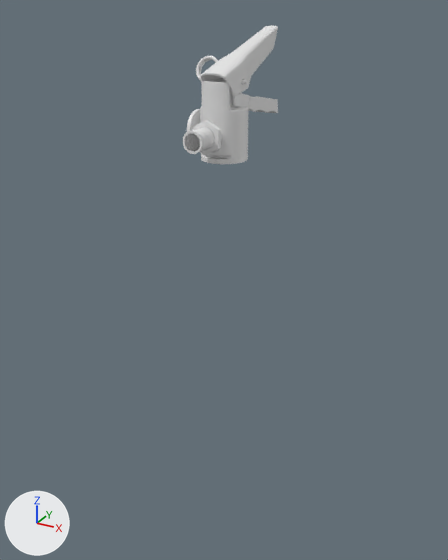
The Blender file extinguisher.blend as it was, and as the next commit left it.
The view is the same before and after, from a 50 mm camera at (12.6, -23.0, 4.8) aimed at (-0.3, 0.6, -7.0). Lighting does not change. The marker at lower left points along +X, +Y and +Z.

Names of what the first picture shows: 'Main_Metal', 'Metal_hand_bottom', 'Metal_hand_top', 'Metal_rubber'.
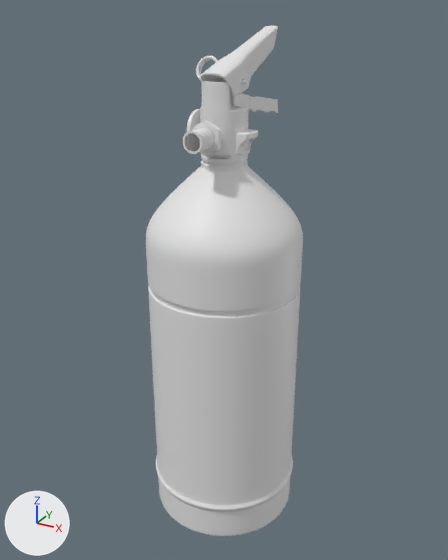
Commit message: Created balloon

What differs and where, as boxes [x1, y1, x2, y2] in the pictures (448 x 560 px):
```json
{"object": "Main_Metal.002", "change": "added", "after": [146, 160, 303, 536]}
{"object": "Main_Metal.001", "change": "added", "after": [236, 129, 258, 155]}
```

Scene script edits in JSON lines:
```json
{"op": "add", "block": "me_cylinder_004", "code": ["me_cylinder_004 = bpy.data.meshes.new('Cylinder.004')", "me_cylinder_004.from_pydata(...)  # 1344 vertices, 1313 faces; spans x -3.6..3.6, y -3.6..3.6, z -14.8..3.0", "me_cylinder_004.polygons.foreach_set('use_smooth', [True] * 1313)"]}
{"op": "add", "block": "me_cylinder_002", "code": ["me_cylinder_002 = bpy.data.meshes.new('Cylinder.002')", "me_cylinder_002.from_pydata(...)  # 344 vertices, 341 faces; spans x -0.079..0.571, y -0.556..0.556, z -0.535..0.444", "me_cylinder_002.polygons.foreach_set('use_smooth', [True] * 341)"]}
{"op": "add", "block": "ob_main_metal_002", "code": ["ob_main_metal_002 = bpy.data.objects.new('Main_Metal.002', me_cylinder_004)", "ob_main_metal_002.location = (0.0, 0.0, -4.05)", "_m = ob_main_metal_002.modifiers.new('Subdivision', 'SUBSURF')", "_m.levels = 2"]}
{"op": "add", "block": "ob_main_metal_001", "code": ["ob_main_metal_001 = bpy.data.objects.new('Main_Metal.001', me_cylinder_002)", "ob_main_metal_001.location = (0.89, 0.0, -0.33)", "_m = ob_main_metal_001.modifiers.new('Subdivision', 'SUBSURF')", "_m.levels = 2"]}
```
